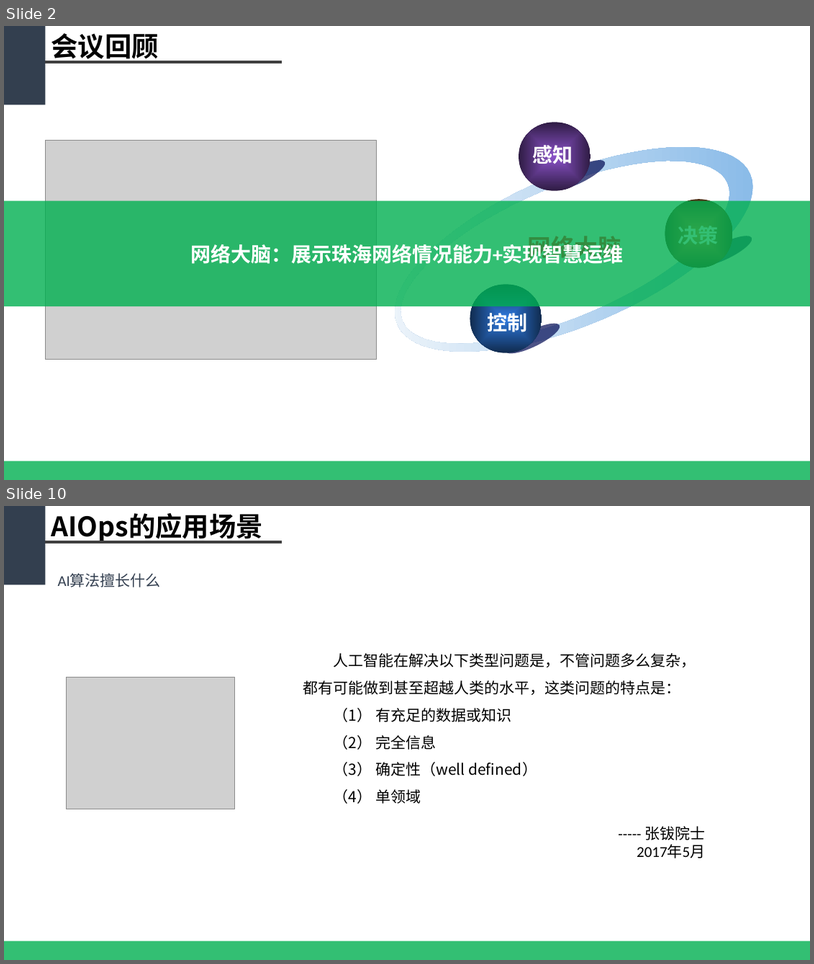
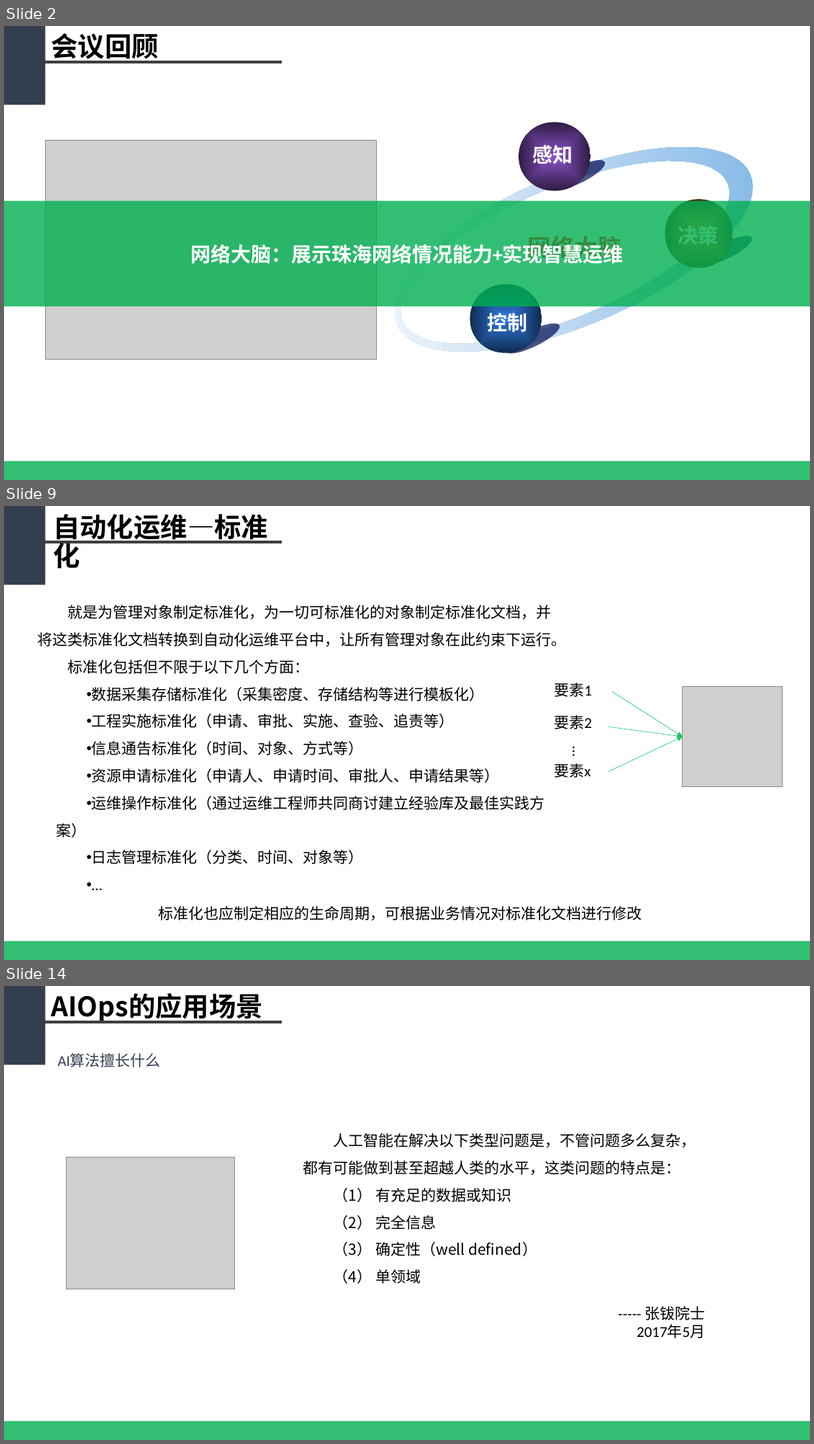
Before and after one commit to WeakX/Ref, a slide deck: 基于大数据的智慧网络运维平台_new.pptx. Shown one above the other, each under a label of ours: slides 2 and 10 before the commit, slides 2, 9 and 14 after it; the slides between them are not shown. The pictures are 814x964 and 814x1444 pixels, drawn with LibreOffice and Linux fonts; fonts in the diff are those of the drawing; grey boxes stand for pictures. Boxes give left, top, right and bottom in pixels: in the first picture for what was removed or moved away, otherwise in the second. Text is boxed around its words. In the diff, an @@ line names an element or a change of style, - is before the commit and + after.

```diff
--- a/基于大数据的智慧网络运维平台_new.pptx
+++ b/基于大数据的智慧网络运维平台_new.pptx
@@ slide 9 added at [4,506,810,960], background #FFFFFF @@
@@ rectangle added at [4,506,45,584], fill #333F50 @@
@@ title added at [53,514,268,569], 32 pt, text #000000, bold @@
+自动化运维—标准化
@@ line added from (45, 542) to (282, 542), #404040 3 pt @@
@@ text added at [37,605,566,864], 18 pt, text #000000 @@
+就是为管理对象制定标准化，为一切可标准化的对象制定标准化文档，并将这类标准化文档转换到自动化运维平台中，让所有管理对象在此约束下运行。
+标准化包括但不限于以下几个方面：
+• 数据采集存储标准化（采集密度、存储结构等进行模板化）
+• 工程实施标准化（申请、审批、实施、查验、追责等）
+• 信息通告标准化（时间、对象、方式等）
+• 资源申请标准化（申请人、申请时间、审批人、申请结果等）
+• 运维操作标准化（通过运维工程师共同商讨建立经验库及最佳实践方案）
+• 日志管理标准化（分类、时间、对象等）
+• …
@@ text added at [554,682,592,697], 18 pt, text #000000 @@
+要素1
@@ arrow added from (612, 692) to (683, 736), #12C869 0.5 pt @@
@@ picture added at [683,687,782,787] @@
@@ text added at [554,715,592,729], 18 pt, text #000000 @@
+要素2
@@ text added at [561,741,591,754], 18 pt, text #000000 @@
+…
@@ arrow added from (609, 727) to (683, 736), #12C869 0.5 pt @@
@@ arrow added from (609, 772) to (683, 736), #12C869 0.5 pt @@
@@ text added at [554,763,591,777], 18 pt, text #000000 @@
+要素x
@@ text added at [159,906,643,920], 18 pt, text #000000 @@
+标准化也应制定相应的生命周期，可根据业务情况对标准化文档进行修改
@@ rectangle added at [4,941,810,960], fill #00B050 at 80% opacity @@
@@ what was slide 10 is now slide 14 @@
```
Also in this commit, not shown: 5 slides changed, 5 other slides added, 2 slides removed.
